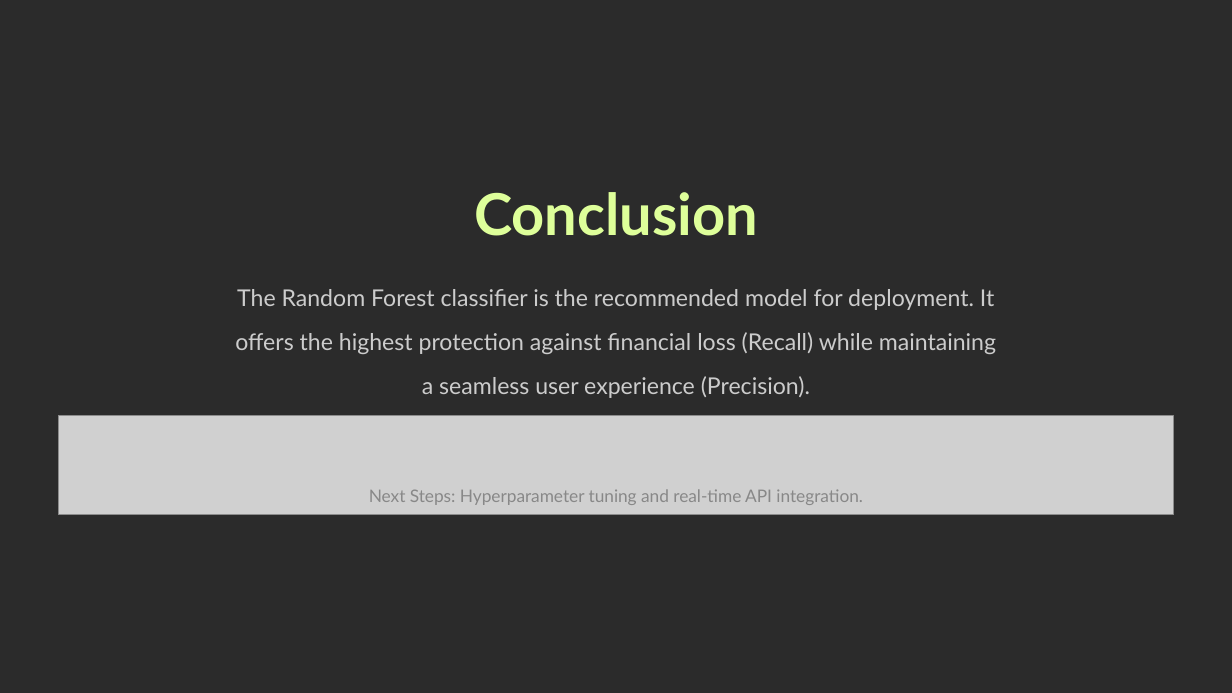
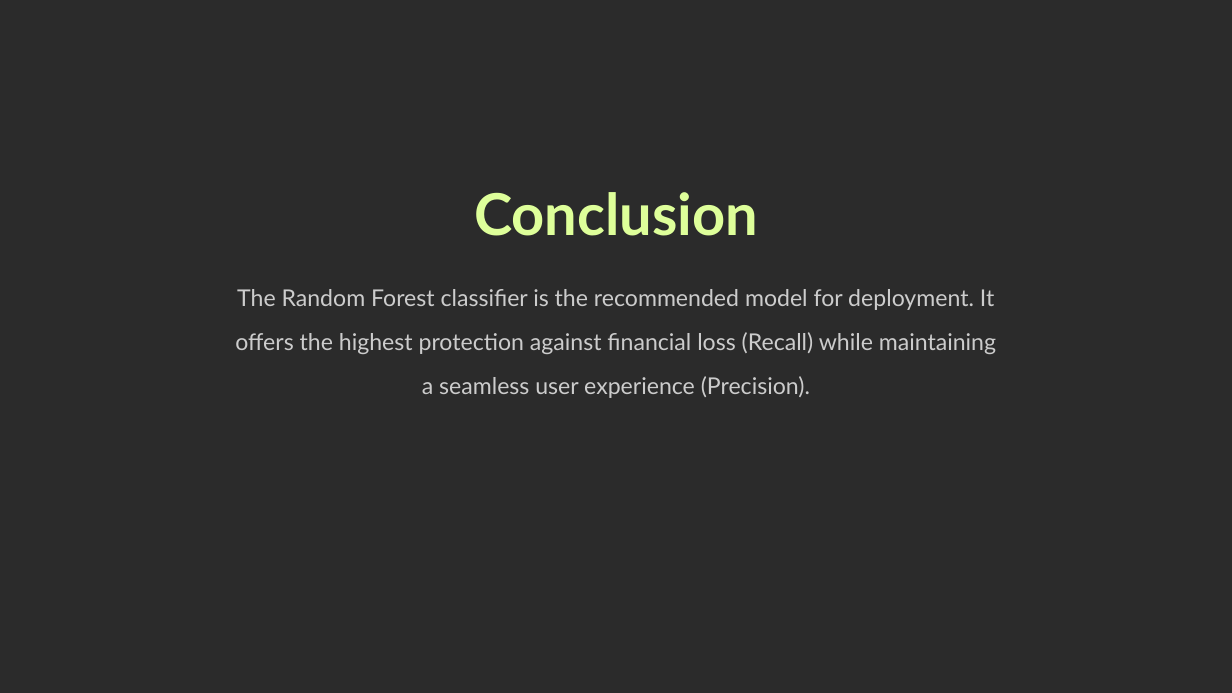
Before and after one commit to splus8191/6103-sp-25-Burke-Guerra-Soroosh, a slide deck: slide 12 of Credit Card Fraud Detection.pptx. Drawn at 1232x693 pixels with LibreOffice and Linux fonts; fonts in the diff are those of the drawing; grey boxes stand for pictures; background and template pictures are left out; a plain dark background stands for a picture behind light text. Boxes give left, top, right and bottom in pixels: in the first picture for what was removed or moved away, otherwise in the second. Text is boxed around its words. In the diff, an @@ line names an element or a change of style, - is before the commit and + after.

```diff
--- a/Credit Card Fraud Detection.pptx
+++ b/Credit Card Fraud Detection.pptx
@@ picture removed at (x1=59, y1=416, x2=1174, y2=515) @@
@@ text removed at (x1=369, y1=489, x2=863, y2=505) @@
-Next Steps: Hyperparameter tuning and real-time API integration.
```
Also in this commit, not shown: 1 other slide changed.
